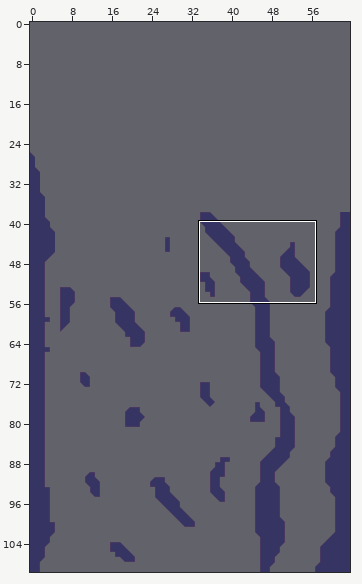
An edit to a level. Tiled map, bog/bogTilemap1.tmx. Above: a wide view before the commit, with the close-up outlined.
Close-up. Before:
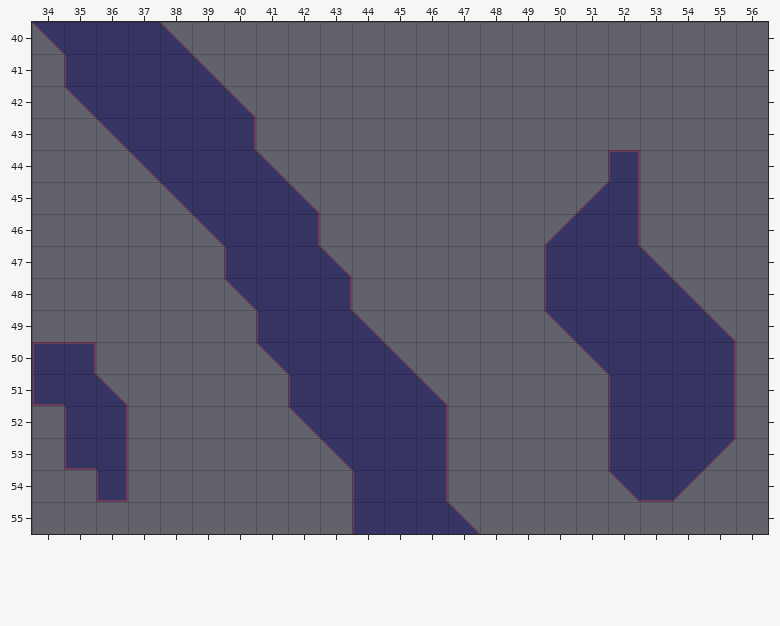
Cells are 16x16 px. Shown: x 34..56, y 40..55. The commit also changed other parts of the map, which this record leaves out.
Once edited:
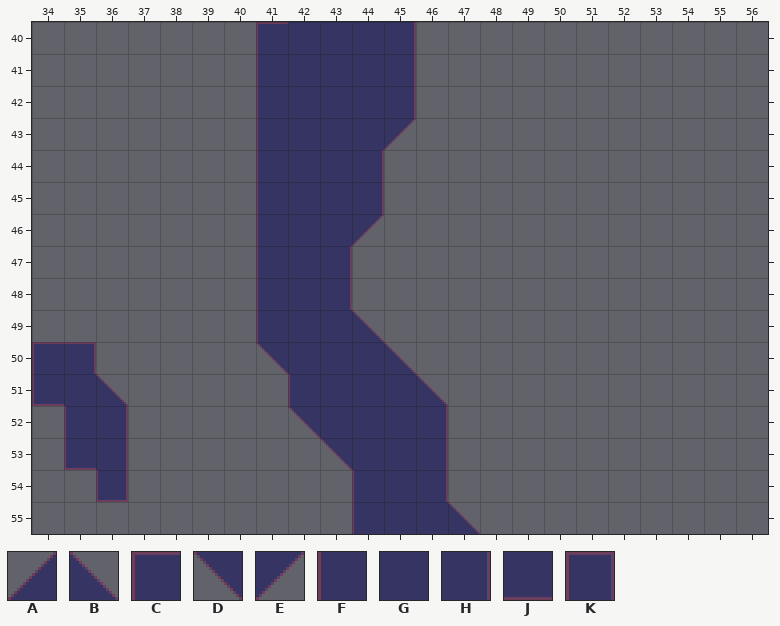
Key: from "bogTileset": A 0, B 1, C 4, D 7, E 8, F 11, G 12, H 13, J 19, K 25.
_ is an empty cell.
Tiles replaced or removed in this view: A, B, D, E, F, G, H, J, K.
Diff:
Changed rows in their new state; . is an unchanged cell.
Layer "Tile Layer 1":
first column x 34:
40 _____..CGGGH..........
41 ._____.FGGGH..........
42 .______FGGGH..........
43 .._____FGGGE..........
44 ...____FGGH......._...
45 ....___FGGH......__...
46 .....__FGGE.....___...
47 ......_F.H......____..
48 ......_F........_____.
49 ................______
50 ................._____
51 ..................____
52 ..................____
53 ..................____
54 ..................___.
Changed places in both close-ups, as pixel boxes (x1, y1, x2, y2):
changed: (32, 22, 416, 310)
removed: (544, 150, 736, 502)
